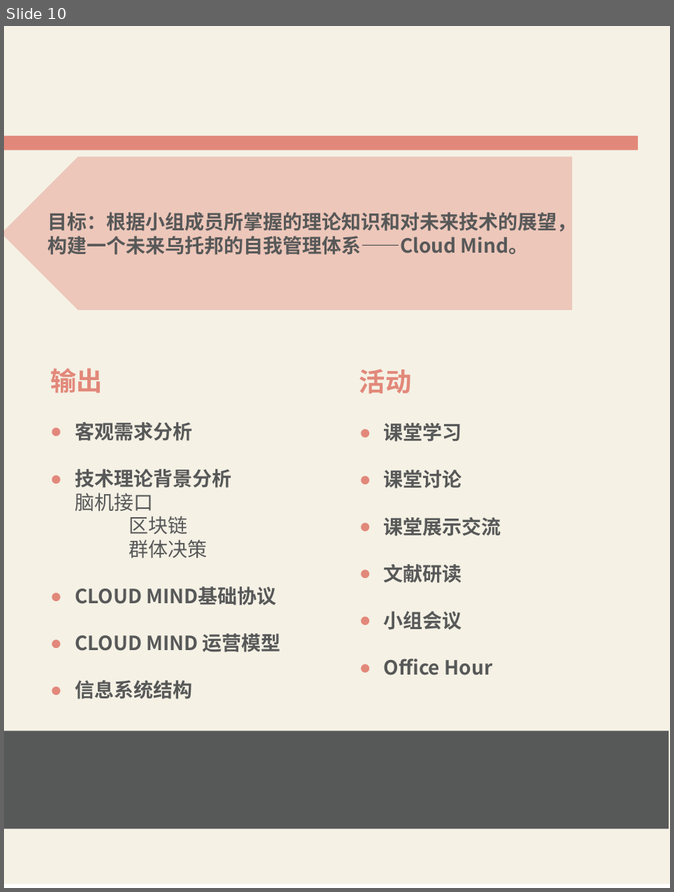
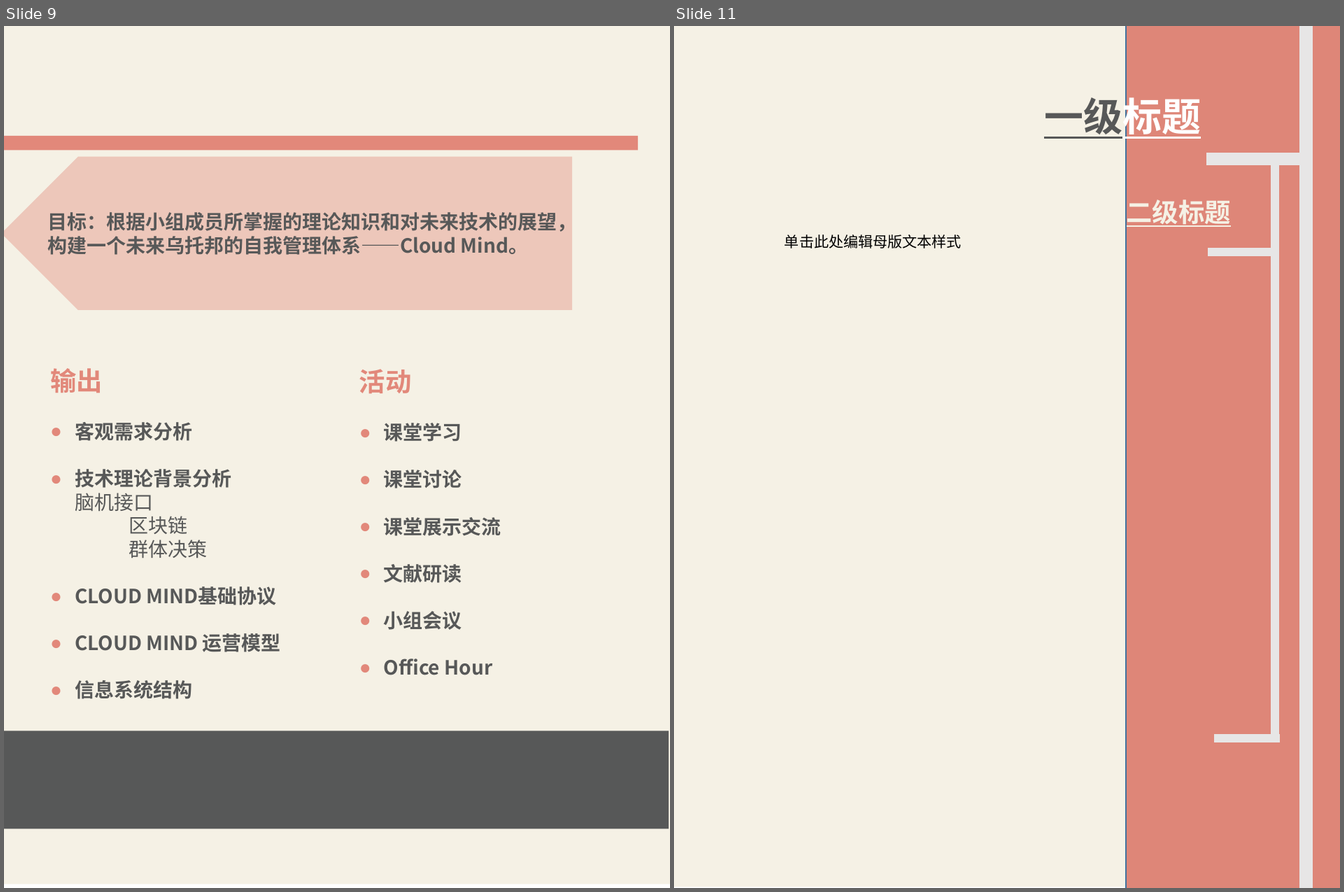
Before and after one commit to XLP-Based-Courses/-, a slide deck: 学习报告文本/学习报告模板.pptx. Shown side by side, each under a label of ours: slide 10 before the commit, slides 9 and 11 after it; the slides between them are not shown. The pictures are 674x892 and 1344x892 pixels, drawn with LibreOffice and Linux fonts; fonts in the diff are those of the drawing. Boxes give left, top, right and bottom in pixels: in the first picture for what was removed or moved away, otherwise in the second. Text is boxed around its words. In the diff, an @@ line names an element or a change of style, - is before the commit and + after.

```diff
--- a/学习报告文本/学习报告模板.pptx
+++ b/学习报告文本/学习报告模板.pptx
@@ slide 11 added at (x1=674, y1=26, x2=1340, y2=888), background #FFFFFF @@
@@ rectangle added at (x1=674, y1=26, x2=1340, y2=888), fill #F5F1E5 @@
@@ rectangle added at (x1=1126, y1=26, x2=1340, y2=888), fill #DE8678, outline #43739E 1 pt @@
@@ title added at (x1=1044, y1=92, x2=1201, y2=141), 36 pt, text #575858, bold, underline @@
+一级标题
@@ text added at (x1=1127, y1=200, x2=1231, y2=227), 24 pt, text #F5F1E5, bold, underline @@
+二级标题
@@ text added at (x1=785, y1=235, x2=962, y2=249), 13.6 pt, text #000000 @@
+单击此处编辑母版文本样式
@@ group added at (x1=1207, y1=26, x2=1307, y2=888): 5 lines @@
@@ what was slide 10 is now slide 9 @@
```
Also in this commit, not shown: 2 slides changed, 4 other slides added, 3 slides removed.
